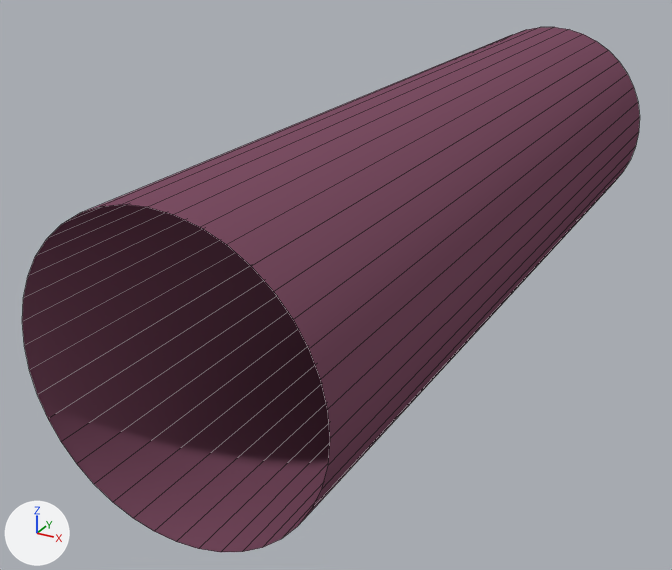
What one commit did to the Blender file blender-models/AWS_Network_Connector.blend.
Camera for both pictures: a camera (50 mm lens) standing at (0.428, -0.995, 0.369) and looking at (-0.073, -0.085, -0.086). Lighting does not change. The marker at lower left points along +X, +Y and +Z. Mesh edges are drawn as thin lines.

Before the edit, the objects in view are built like this:
```python
me_aws_network_connector = bpy.data.meshes.new('AWS_Network_Connector')
me_aws_network_connector.from_pydata(...)  # 80 vertices, 40 faces; spans x -1.0..1.0, y -1.0..1.0, z -1.0..1.0
me_aws_network_connector.polygons.foreach_set('use_smooth', [True] * 40)
me_aws_network_connector.materials.append(mat_aws_network_connector_001)  # brown #7e5065
ob_aws_network_connector = bpy.data.objects.new('AWS_Network_Connector', me_aws_network_connector)
ob_aws_network_connector.location = (0.0, 0.0, 0.0)
ob_aws_network_connector.rotation_euler = (1.571, 0.0, 0.0)  # degrees (90, 0, 0)
ob_aws_network_connector.scale = (0.15, 0.15, 0.5)
```
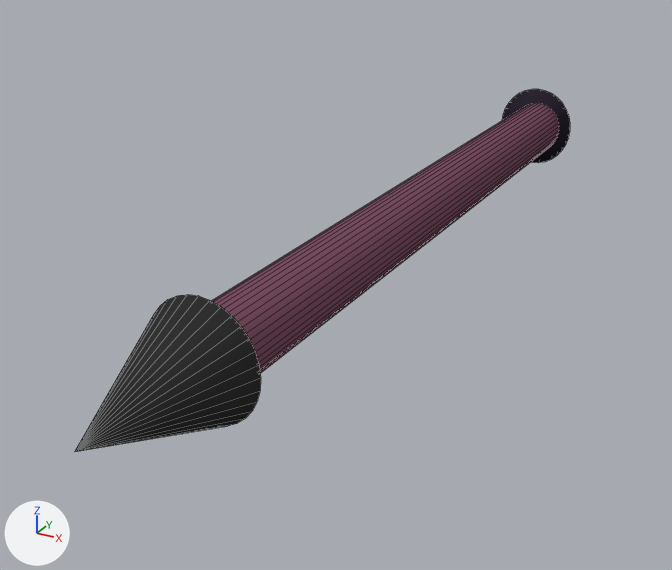
Boxes (x1, y1, x2, y2) around the edits, measured in the pictures (672 x 570 px):
'AWS_Network_Connector', reshaped, rescaled (20% narrower, 31% shorter): before (22, 27, 640, 552); after (75, 89, 570, 451)
part 1 of me_aws_network_connector, added: after (502, 89, 570, 163)
part 2 of me_aws_network_connector, added (black): after (75, 295, 261, 451)

Edits to the bpy script that builds the scene:
```text
Add mat_material:
    mat_material = diffuse_material('Material')
    mat_material.base_color = (0.0331, 0.0331, 0.0331)  # black #333333
Add mat_material_001:
    mat_material_001 = diffuse_material('Material.001')
    mat_material_001.base_color = (0.0335, 0.0257, 0.0424)  # black #332c3a
Change me_aws_network_connector:
    where me_aws_network_connector.from_pydata(...)  # 80 vertices, 40 faces; spans x -1.0..1.0, y -1.0..1.0, z -1.0..1.0
    used by ob_aws_network_connector; location = (0.0, 0.0, 0.0); rotation_euler = (1.571, 0.0, 0.0), in degrees (90, 0, 0); scale = (0.15, 0.15, 0.5)
    me_aws_network_connector part 1: a new loose piece, a 32-sided cone pointing to -z spanning x -1.59..1.48, y -1.5..1.58, z -1.24..-0.93, in mat_material_001 (black #332d3a)
    me_aws_network_connector part 2: a new loose piece, a 32-sided cone pointing to +z spanning x -1.43..1.65, y -1.48..1.6, z 0.94..1.25, in mat_material (black #333333)
    add me_aws_network_connector.materials.append(mat_material_001)  # black #332c3a
    add me_aws_network_connector.materials.append(mat_material)  # black #333333
Change ob_aws_network_connector:
    ob_aws_network_connector.scale: (0.15, 0.15, 0.5) -> (0.037, 0.0388, 0.483)
```
